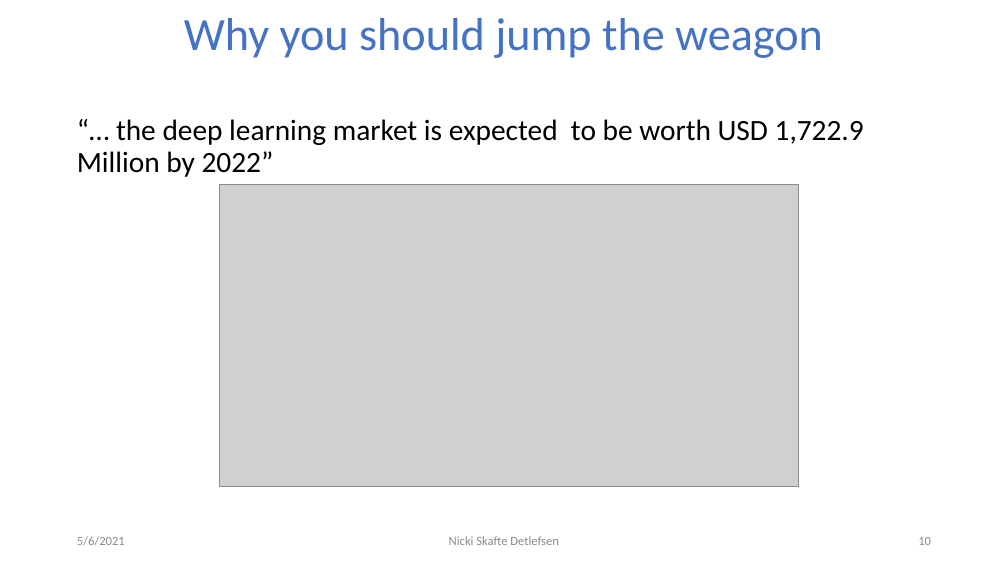
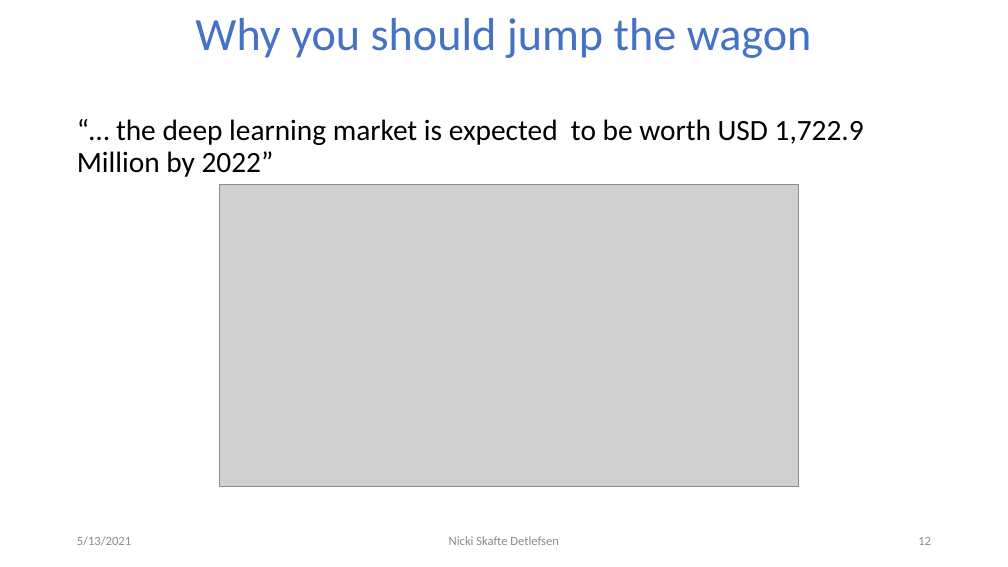
Before and after one commit to DeepEasterbunny/dtu_mlops, a slide deck: slide 12 of 01_introduction/How_autodiff_changed_the_world.pptx (slide 10 before the commit). Drawn at 1008x567 pixels with LibreOffice and Linux fonts; fonts in the diff are those of the drawing; grey boxes stand for pictures; background and template pictures are left out. Boxes give left, top, right and bottom in pixels: in the first picture for what was removed or moved away, otherwise in the second. Text is boxed around its words. In the diff, an @@ line names an element or a change of style, - is before the commit and + after.

```diff
--- a/01_introduction/How_autodiff_changed_the_world.pptx
+++ b/01_introduction/How_autodiff_changed_the_world.pptx
@@ title at bbox=[195, 18, 812, 58]: text changed @@
-Why you should jump the weagon
+Why you should jump the wagon
@@ text at bbox=[77, 536, 131, 546]: text changed @@
-5/6/2021
+5/13/2021
@@ page number at bbox=[918, 537, 931, 545]: text changed @@
-10
+12
```
Also in this commit, not shown: 11 other slides changed, 2 slides added, 3 other files.
